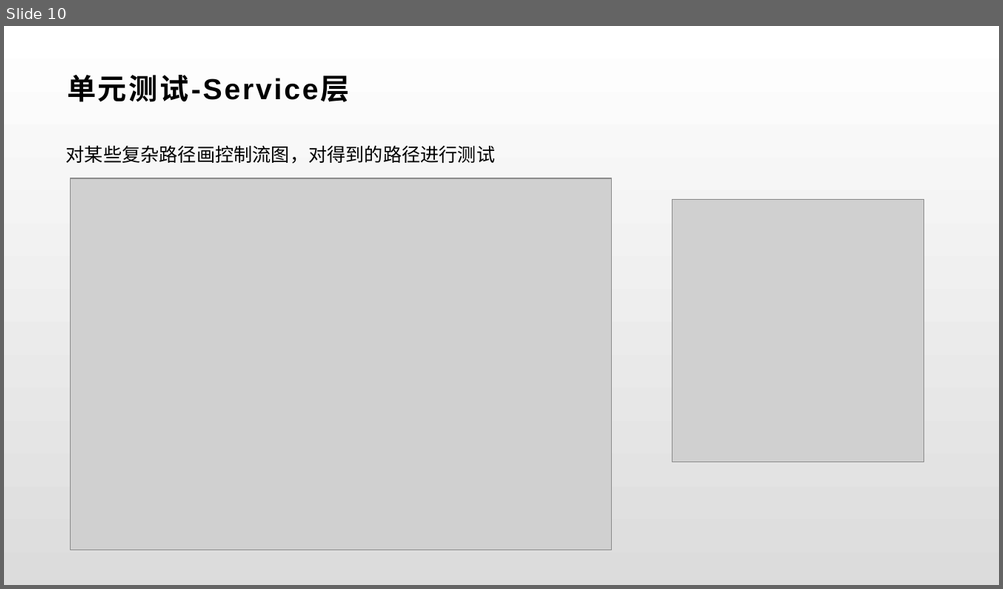
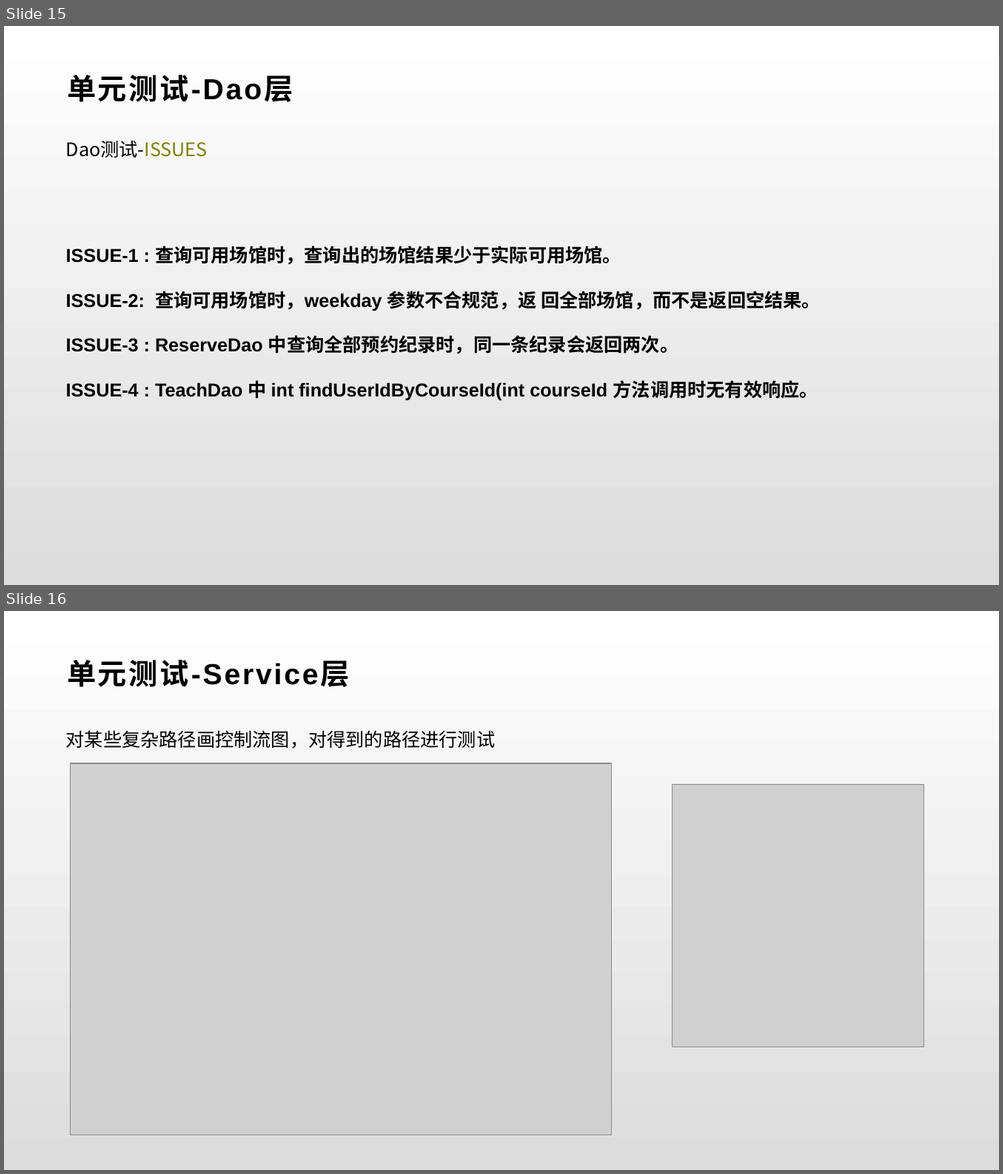
Before and after one commit to wangzh1998/MeetHere, a slide deck: Pre/Group-4-MeetHerePre.pptx. Shown one above the other, each under a label of ours: slide 10 before the commit, slides 15 and 16 after it. The pictures are 1003x589 and 1003x1174 pixels, drawn with LibreOffice and Linux fonts; fonts in the diff are those of the drawing; grey boxes stand for pictures. Boxes give left, top, right and bottom in pixels: in the first picture for what was removed or moved away, otherwise in the second. Text is boxed around its words. In the diff, an @@ line names an element or a change of style, - is before the commit and + after.

Commit message:
更新PPT-修改单元测试和集成测试展示内容

```diff
--- a/Pre/Group-4-MeetHerePre.pptx
+++ b/Pre/Group-4-MeetHerePre.pptx
@@ slide 15 added at (4,26,999,585), background gradient #FFFFFF to #DCDCDC @@
@@ title added at (67,75,293,102), 28 pt, text #000000, bold @@
+单元测试-Dao层
@@ text added at (66,141,208,158), 18 pt, text #000000 @@
+Dao测试-ISSUES
@@ text added at (66,246,820,401), 18 pt, text #000000, bold @@
+ISSUE-1 : 查询可用场馆时，查询出的场馆结果少于实际可用场馆。
+ISSUE-2: 查询可用场馆时，weekday 参数不合规范，返 回全部场馆，而不是返回空结果。
+ISSUE-3 : ReserveDao 中查询全部预约纪录时，同一条纪录会返回两次。
+ISSUE-4 : TeachDao 中 int findUserIdByCourseId(int courseId 方法调用时无有效响应。
@@ what was slide 10 is now slide 16 @@
```
Also in this commit, not shown: 4 slides changed, 10 other slides added, 1 slide removed.
